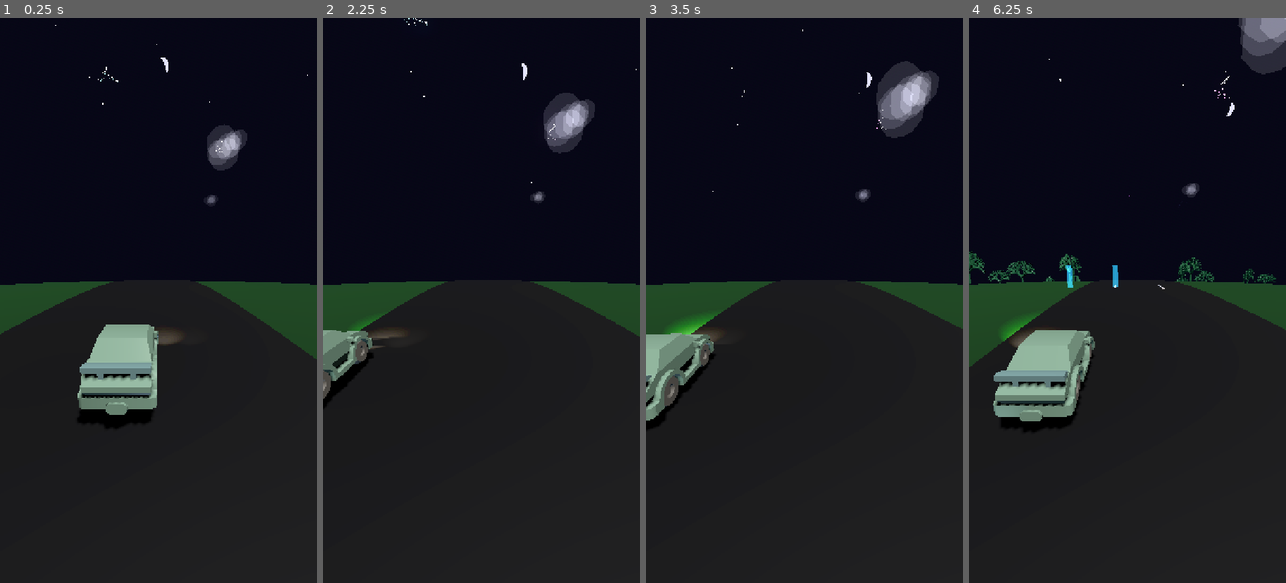
Above: before the commit, frames 1-4 (left to right).
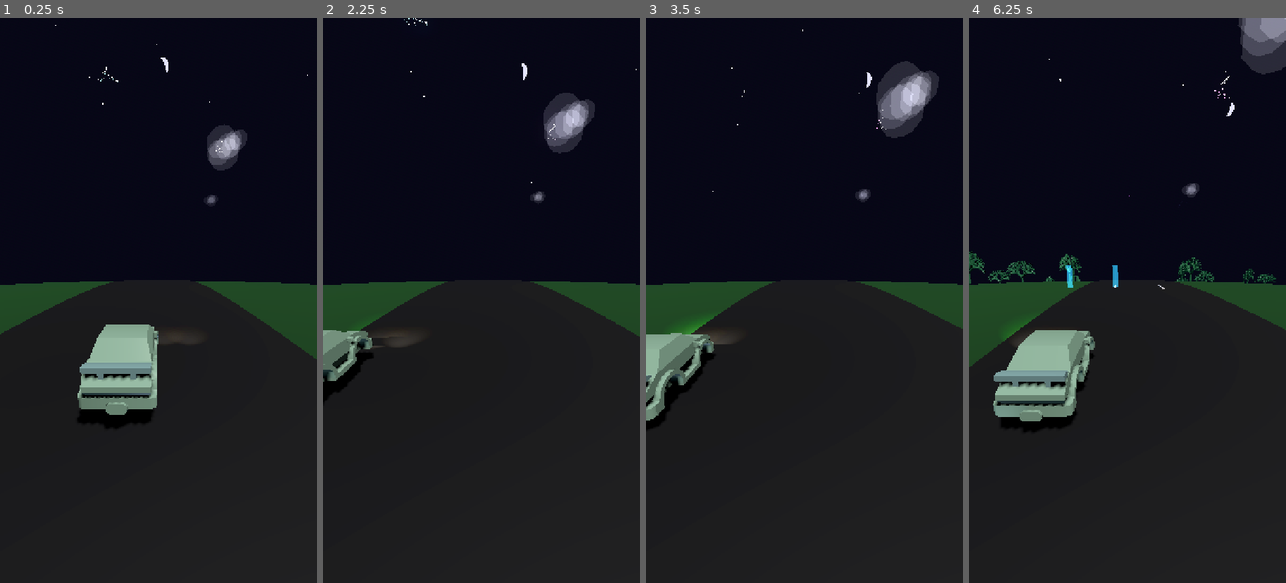
Above: after the commit, the same moments.

Repository: rooshimadethis/just-a-chill-drive
Game: Godot game, scene res://scenes/game.tscn
Two runs of this game, one before a commit and one after it. Both use one fixed random seed, a clock stepped at 60 frames per second and the inputs below.
Inputs (mouse positions are in pixels of both pictures, inside the frame that each line leads up to):
- Up to frame 1 (0.25 s): no input
- Up to frame 2 (2.25 s): move the mouse to (465, 413) at 0.52 s; hold Right (ui_right) 0.53-1.25 s; click (465, 413) at 0.67 s; drag from (576, 385) to (465, 413) at 1.27 s; move the mouse to (386, 215) at 2.02 s; hold Left (ui_left) from 2.03 s (still down)
- Up to frame 3 (3.5 s): release Left (ui_left) at 2.75 s; drag from (820, 300) to (709, 215) at 2.77 s
- Up to frame 4 (6.25 s): move the mouse to (1079, 159) at 3.52 s; hold Left (ui_left) 3.53-4.25 s; drag from (1197, 272) to (1079, 159) at 4.27 s; move the mouse to (1064, 328) at 5.02 s; hold Right (ui_right) 5.03-5.75 s; click (1064, 328) at 5.17 s; drag from (1159, 176) to (1064, 328) at 5.77 s

The runs differ from the first frame. In frame 1, less than 0.1% of the frame differs, in the area x 50-55%, y 56-58%; in frame 2, 0.3%; in frame 3, 0.4%, in the area x 5-25%, y 53-69%; in frame 4, 0.2%.

Commit message:
hovercar

Diff:
--- a/scripts/player.gd
+++ b/scripts/player.gd
@@ -67,9 +67,9 @@
 			mat.set_shader_parameter("albedo", Color(0.65, 0.7, 0.8, 0.6))  # Translucent blue-grey
 			mat.set_shader_parameter("roughness", 0.1)  # Glossy
 		elif "wheel" in mesh_name or "tire" in mesh_name or "rim" in mesh_name:
-			# Wheels: Warm grey (grounded, stable)
-			mat.set_shader_parameter("albedo", Color(0.5, 0.48, 0.45))  # Warm grey
-			mat.set_shader_parameter("roughness", 0.6)
+			# Hide wheels for hovercar effect
+			node.visible = false
+			return
 		elif "light" in mesh_name or "headlight" in mesh_name:
 			# Lights: Soft warm white
 			mat.set_shader_parameter("albedo", Color(0.95, 0.92, 0.85))  # Warm white
